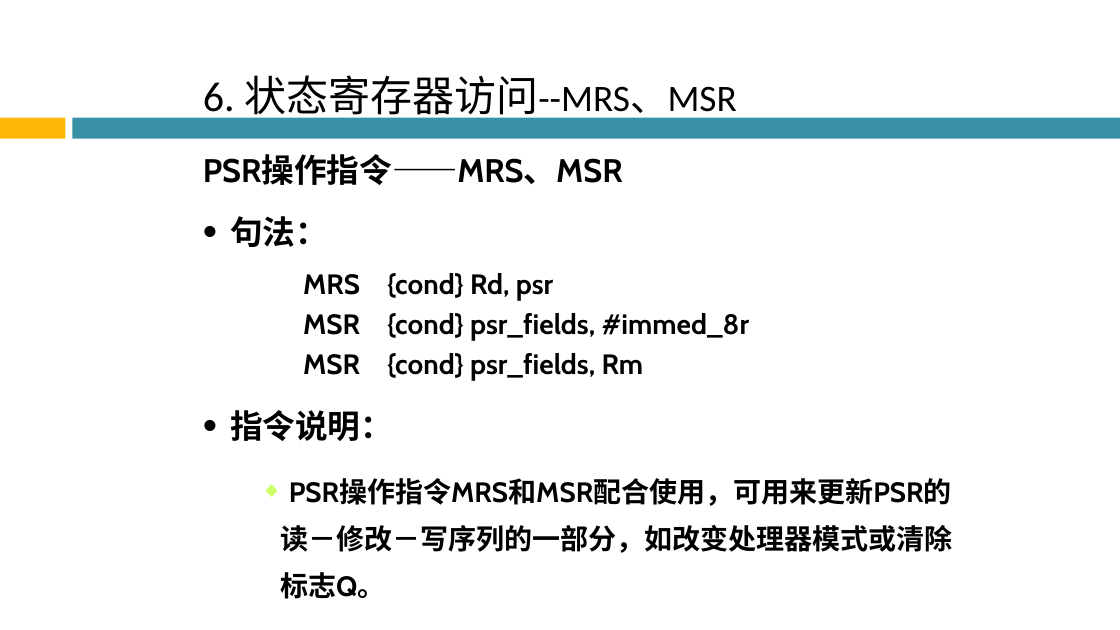
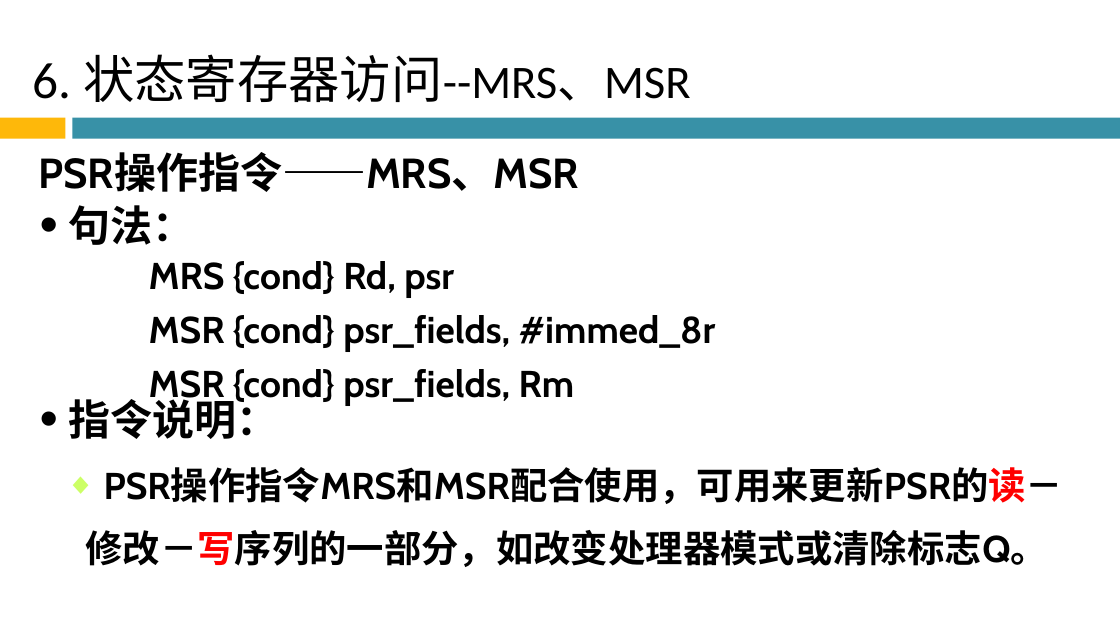
Before and after one commit to Chencao0928/ARM, a slide deck: slide 57 of 第3章 ARM指令系统/第3章 ARM指令系统.pptx. Drawn at 1120x630 pixels with LibreOffice and Linux fonts; fonts in the diff are those of the drawing; background and template pictures are left out. Boxes give left, top, right and bottom in pixels: in the first picture for what was removed or moved away, otherwise in the second. Text is boxed around its words. In the diff, an @@ line names an element or a change of style, - is before the commit and + after.

```diff
--- a/第3章 ARM指令系统/第3章 ARM指令系统.pptx
+++ b/第3章 ARM指令系统/第3章 ARM指令系统.pptx
@@ title "6. 状态寄存器访问--MRS、MSR": place and size @@
-title "6. 状态寄存器访问--MRS、MSR" at box(203, 75, 737, 121)
+title "6. 状态寄存器访问--MRS、MSR" at box(33, 54, 691, 102)
@@ title "6. 状态寄存器访问--MRS、MSR" at box(33, 54, 691, 102): size 36 to 44 pt in "6. 状态寄存器访问--MRS、MSR"; size 32 to 40 pt in "状态寄存器访问--MRS、MSR" @@
@@ text "PSR操作指令——MRS、MSR": place and size @@
-text "PSR操作指令——MRS、MSR" at box(203, 155, 623, 185)
+text "PSR操作指令——MRS、MSR" at box(38, 153, 579, 192)
@@ text "句法：": place and size @@
-text "句法：" at box(230, 216, 328, 247)
+text "句法：" at box(69, 205, 195, 245)
@@ text "MRS {cond} Rd, psr": place and size @@
-text "MRS {cond} Rd, psr" at box(303, 273, 750, 381)
+text "MRS {cond} Rd, psr" at box(149, 261, 716, 405)
@@ text "MRS {cond} Rd, psr" at box(149, 261, 716, 405): size 24 to 32 pt @@
@@ size 28 to 36 pt; more space between paragraphs in 3 elements at box(38, 153, 579, 192), box(69, 205, 195, 245), box(69, 392, 279, 439) @@
@@ text "指令说明：": place and size @@
-text "指令说明：" at box(230, 410, 393, 441)
+text "指令说明：" at box(69, 392, 279, 439)
@@ text "PSR操作指令MRS和MSR配合使用，可用来更新PSR的读－修改－写序列的一部分，如改变处理器模式或清除标志Q。": place and size @@
-text "PSR操作指令MRS和MSR配合使用，可用来更新PSR的读－修改－写序列的一部分，如改变处理器模式或清除标志Q。" at box(280, 478, 952, 599)
+text "PSR操作指令MRS和MSR配合使用，可用来更新PSR的读－修改－写序列的一部分，如改变处理器模式或清除标志Q。" at box(85, 468, 1064, 567)
@@ text "PSR操作指令MRS和MSR配合使用，可用来更新PSR的读－修改－写序列的一部分，如改变处理器模式或清除标志Q。" at box(85, 468, 1064, 567): size 24 to 32 pt; text colour #000000 to #FF0000 in "PSR操作指令MRS和MSR配合使用，可用来更新PSR的读－修改－写序列的一部分，如改变处理器模式或清除标志Q。"; more space between paragraphs @@
```
Also in this commit, not shown: 62 other slides changed, 3 slides added.
